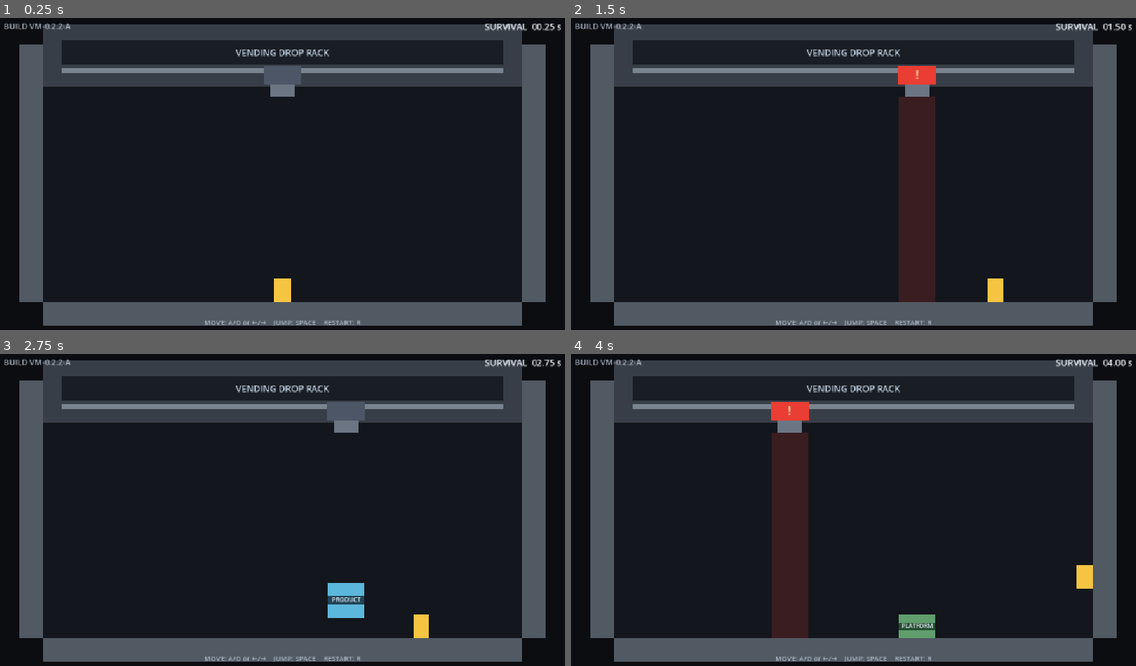
Above: before the commit, frames 1-4 (two rows, left to right).
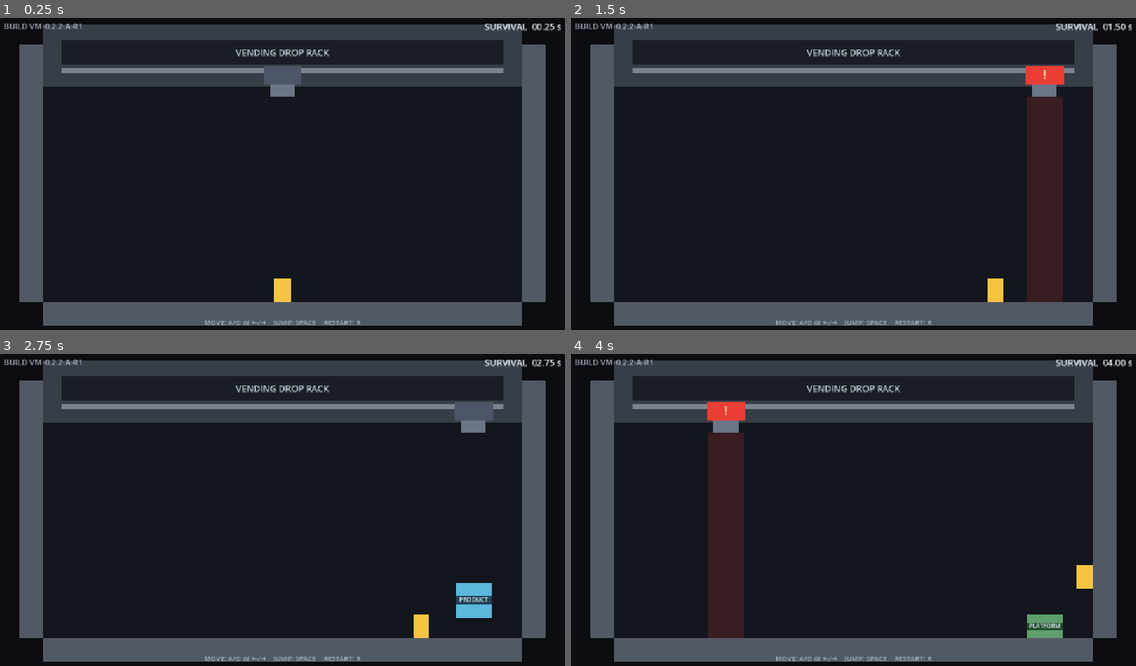
Above: after the commit, the same moments.

Repository: joltrome/Game-Project
Game: Godot game, scene res://scenes/prototypes/arena.tscn
The game is run twice, just before and just after one commit, with the same random seed, the same clock (stepped at 60 frames per second) and the same inputs.
Inputs:
- Up to frame 1 (0.25 s): no input
- Up to frame 2 (1.5 s): hold D (move_right) from 0.53 s (still down); tap Space (jump) at 0.77 s
- Up to frame 3 (2.75 s): tap Space (jump) at 1.52 s; release D (move_right) at 2.03 s; hold A (move_left) from 2.03 s (still down)
- Up to frame 4 (4 s): release A (move_left) at 2.78 s; hold D (move_right) from 2.78 s (still down); tap Space (jump) at 3.02, 3.77 s

The runs differ from the first frame. In frame 1, less than 0.1% of the frame differs, in the area x 12-15%, y 1-4%; in frame 2, 9.6%; in frame 3, 2.6%; in frame 4, 11%, in the area x 12-88%, y 1-92%.

Commit message:
Fix VM-0.2.2-A paired pattern starvation

Diff:
--- a/scenes/prototypes/arena.tscn
+++ b/scenes/prototypes/arena.tscn
@@ -147,7 +147,7 @@
 offset_bottom = 42.0
 theme_override_colors/font_color = Color(0.68, 0.72, 0.78, 1)
 theme_override_font_sizes/font_size = 16
-text = "BUILD VM-0.2.2-A"
+text = "BUILD VM-0.2.2-A-R1"
 
 [node name="Timer" type="Label" parent="HUD"]
 offset_left = 900.0
--- a/scripts/arena.gd
+++ b/scripts/arena.gd
@@ -6,9 +6,10 @@
 signal pattern_committed(lane_indices: PackedInt32Array, duration: float)
 signal pattern_dropped(lane_indices: PackedInt32Array)
 signal pattern_retry_scheduled
+signal paired_pattern_reserved(reserved_at_time: float)
 signal player_died
 
-const BUILD_ID := "VM-0.2.2-A"
+const BUILD_ID := "VM-0.2.2-A-R1"
 const FALLING_PRODUCT_SCENE := preload("res://scenes/hazards/falling_product.tscn")
 const PLAYER_COLLISION_WIDTH := 32.0
 const ARENA_LEFT := 96.0
@@ -46,10 +47,11 @@
 @export var difficulty_ramp_seconds: float = 60.0
 
 @export_category("Pattern Ramp")
-@export var early_phase_end_seconds: float = 15.0
-@export var middle_phase_end_seconds: float = 35.0
-@export_range(0.0, 1.0, 0.05) var middle_two_can_probability: float = 0.35
-@export_range(0.0, 1.0, 0.05) var late_two_can_probability: float = 0.70
+@export var first_pair_start_seconds: float = 6.0
+@export var guaranteed_pair_phase_end_seconds: float = 10.0
+@export var mixed_pair_phase_end_seconds: float = 15.0
+@export_range(0.0, 1.0, 0.05) var mixed_two_can_probability: float = 0.50
+@export_range(0.0, 1.0, 0.05) var late_two_can_probability: float = 1.0
 @export_range(1, 2, 1) var maximum_concurrent_falling_cans: int = 2
 @export var pattern_retry_delay: float = 0.25
 @export var pattern_random_seed: int = 2202
@@ -64,6 +66,9 @@
 var _falling_products: Array[FallingProduct] = []
 var _landed_products: Array[FallingProduct] = []
 var _pending_pattern_lanes := PackedInt32Array()
+var _reserved_pattern_size: int = 0
+var _pair_reservation_started_at: float = -1.0
+var _first_pair_has_been_reserved: bool = false
 var _cooldown_remaining: float = 0.0
 var _telegraph_remaining: float = 0.0
 var _telegraph_duration: float = 0.0
@@ -121,7 +126,10 @@
 	if _cooldown_remaining > 0.0:
 		return
 
-	if _landed_products.size() >= maximum_landed_cans:
+	if (
+		_landed_products.size() >= maximum_landed_cans
+		and not has_reserved_pair()
+	):
 		return
 
 	_start_pattern_telegraph()
@@ -157,10 +165,12 @@
 
 
 func two_can_probability_at(time_seconds: float) -> float:
-	if time_seconds < early_phase_end_seconds:
+	if time_seconds < first_pair_start_seconds:
 		return 0.0
-	if time_seconds < middle_phase_end_seconds:
-		return middle_two_can_probability
+	if time_seconds < guaranteed_pair_phase_end_seconds:
+		return 1.0
+	if time_seconds < mixed_pair_phase_end_seconds:
+		return mixed_two_can_probability
 	return late_two_can_probability
 
 
@@ -194,6 +204,22 @@
 
 func has_pending_pattern() -> bool:
 	return not _pending_pattern_lanes.is_empty()
+
+
+func has_reserved_pair() -> bool:
+	return _reserved_pattern_size == 2
+
+
+func reserved_pattern_size() -> int:
+	return _reserved_pattern_size
+
+
+func pair_reservation_started_at() -> float:
+	return _pair_reservation_started_at
+
+
+func first_pair_has_been_reserved() -> bool:
+	return _first_pair_has_been_reserved
 
 
 func landed_positions() -> PackedFloat32Array:
@@ -332,12 +358,21 @@
 
 
 func _start_pattern_telegraph() -> void:
-	var selected_pattern := _select_valid_pattern()
+	var requested_pattern_size := 1
+	if has_reserved_pair():
+		requested_pattern_size = _reserved_pattern_size
+	elif _should_select_paired_pattern():
+		_reserve_paired_pattern()
+		requested_pattern_size = _reserved_pattern_size
+
+	var selected_pattern := _select_valid_pattern(requested_pattern_size)
 	if selected_pattern.is_empty():
 		_cooldown_remaining = pattern_retry_delay
 		pattern_retry_scheduled.emit()
 		return
 
+	if requested_pattern_size == 2:
+		_clear_pair_reservation()
 	_pending_pattern_lanes = selected_pattern
 	_telegraph_duration = telegraph_duration_at(survival_time)
 	_telegraph_remaining = _telegraph_duration
@@ -345,25 +380,32 @@
 	pattern_committed.emit(_pending_pattern_lanes.duplicate(), _telegraph_duration)
 
 
-func _select_valid_pattern() -> PackedInt32Array:
-	var remaining_landed_capacity := maximum_landed_cans - _landed_products.size()
-	var maximum_pattern_size := mini(maximum_concurrent_falling_cans, remaining_landed_capacity)
-	var wants_two := (
-		maximum_pattern_size >= 2
-		and _rng.randf() < two_can_probability_at(survival_time)
-	)
-
-	var requested_sizes: Array[int] = []
-	if wants_two:
-		requested_sizes.append(2)
-	requested_sizes.append(1)
-	for pattern_size in requested_sizes:
-		if pattern_size > maximum_pattern_size:
-			continue
-		var valid_patterns := _collect_valid_patterns(pattern_size)
-		if not valid_patterns.is_empty():
-			return valid_patterns[_rng.randi_range(0, valid_patterns.size() - 1)]
-
+func _should_select_paired_pattern() -> bool:
+	if maximum_concurrent_falling_cans < 2:
+		return false
+	if survival_time < first_pair_start_seconds:
+		return false
+	if not _first_pair_has_been_reserved:
+		return true
+	return _rng.randf() < two_can_probability_at(survival_time)
+
+
+func _reserve_paired_pattern() -> void:
+	_reserved_pattern_size = 2
+	_pair_reservation_started_at = survival_time
+	_first_pair_has_been_reserved = true
+	paired_pattern_reserved.emit(_pair_reservation_started_at)
+
+
+func _clear_pair_reservation() -> void:
+	_reserved_pattern_size = 0
+	_pair_reservation_started_at = -1.0
+
+
+func _select_valid_pattern(pattern_size: int) -> PackedInt32Array:
+	var valid_patterns := _collect_valid_patterns(pattern_size)
+	if not valid_patterns.is_empty():
+		return valid_patterns[_rng.randi_range(0, valid_patterns.size() - 1)]
 	return PackedInt32Array()
 
 
@@ -454,6 +496,7 @@
 	for landed_product in _landed_products:
 		landed_product.stop()
 	_pending_pattern_lanes = PackedInt32Array()
+	_clear_pair_reservation()
 	_clear_pattern_warnings()
 	_death_label.visible = true
 	player_died.emit()
--- a/tests/test_arena_loop.gd
+++ b/tests/test_arena_loop.gd
@@ -2,7 +2,7 @@
 
 const ARENA_SCENE := preload("res://scenes/prototypes/arena.tscn")
 const PRODUCT_SCENE := preload("res://scenes/hazards/falling_product.tscn")
-const PHYSICS_FRAMES_TO_OBSERVE := 720
+const PHYSICS_FRAMES_TO_OBSERVE := 900
 const FLOAT_TOLERANCE := 0.01
 
 var failures: int = 0
--- a/tests/test_two_can_patterns.gd
+++ b/tests/test_two_can_patterns.gd
@@ -3,6 +3,7 @@
 const ARENA_SCENE := preload("res://scenes/prototypes/arena.tscn")
 const FLOAT_TOLERANCE := 0.01
 const MAX_TEST_FRAMES := 300
+const NATURAL_LIFECYCLE_LIMIT_SECONDS := 15.0
 
 var failures: int = 0
 
@@ -22,9 +23,11 @@
 
 func _run() -> void:
 	await _test_phase_configuration_and_pattern_enumeration()
+	await _test_natural_lifecycle_launches_reserved_pair()
 	await _test_single_pattern_launch()
 	await _test_two_can_pattern_launch_and_occupied_lanes()
 	await _test_invalid_pattern_retry()
+	await _test_late_phase_repeatedly_selects_pairs()
 	await _test_pending_pattern_restart_cleanup()
 	print("Two-can pattern validation finished with %d failure(s)." % failures)
 	quit(failures)
@@ -38,17 +41,24 @@
 
 	_check(
 		absf(arena.two_can_probability_at(0.0)) <= FLOAT_TOLERANCE,
-		"Early phase probability is zero"
-	)
-	_check(
-		absf(arena.two_can_probability_at(arena.early_phase_end_seconds) - 0.35)
+		"Zero-to-six-second phase uses single patterns"
+	)
+	_check(
+		absf(arena.two_can_probability_at(arena.first_pair_start_seconds) - 1.0)
 		<= FLOAT_TOLERANCE,
-		"Middle phase probability is 35 percent"
-	)
-	_check(
-		absf(arena.two_can_probability_at(arena.middle_phase_end_seconds) - 0.70)
+		"Six-to-ten-second phase guarantees paired selection"
+	)
+	_check(
+		absf(
+			arena.two_can_probability_at(arena.guaranteed_pair_phase_end_seconds)
+			- 0.50
+		) <= FLOAT_TOLERANCE,
+		"Ten-to-fifteen-second phase uses 50 percent paired selection"
+	)
+	_check(
+		absf(arena.two_can_probability_at(arena.mixed_pair_phase_end_seconds) - 1.0)
 		<= FLOAT_TOLERANCE,
-		"Later phase probability is 70 percent"
+		"Fifteen-second-plus phase always selects paired patterns"
 	)
 	_check(arena.maximum_concurrent_falling_cans == 2, "Concurrent falling cap is two")
 
@@ -77,6 +87,84 @@
 	await process_frame
 
 
+func _test_natural_lifecycle_launches_reserved_pair() -> void:
+	var arena := ARENA_SCENE.instantiate() as CompactArena
+	var observation := {
+		"reservation_time": -1.0,
+		"pair_drop_time": -1.0,
+		"single_commits_after_reservation": 0,
+		"single_drops_before_reservation": 0,
+		"maximum_landed_before_pair": 0,
+		"maximum_wait": 0.0,
+	}
+	arena.paired_pattern_reserved.connect(
+		func(reserved_at_time: float) -> void:
+			if observation.reservation_time < 0.0:
+				observation.reservation_time = reserved_at_time
+	)
+	arena.pattern_committed.connect(
+		func(lane_indices: PackedInt32Array, _duration: float) -> void:
+			if observation.reservation_time >= 0.0 and lane_indices.size() == 1:
+				observation.single_commits_after_reservation += 1
+	)
+	arena.pattern_dropped.connect(
+		func(lane_indices: PackedInt32Array) -> void:
+			if lane_indices.size() == 1 and observation.reservation_time < 0.0:
+				observation.single_drops_before_reservation += 1
+			if lane_indices.size() == 2 and observation.pair_drop_time < 0.0:
+				observation.pair_drop_time = arena.survival_time
+				observation.maximum_wait = (
+					observation.pair_drop_time - observation.reservation_time
+				)
+	)
+	root.add_child(arena)
+	await process_frame
+	_disable_player(arena)
+
+	while (
+		arena.survival_time < NATURAL_LIFECYCLE_LIMIT_SECONDS
+		and observation.pair_drop_time < 0.0
+	):
+		await physics_frame
+		observation.maximum_landed_before_pair = maxi(
+			observation.maximum_landed_before_pair,
+			arena.landed_product_count()
+		)
+
+	_check(
+		observation.single_drops_before_reservation >= 2
+		and observation.maximum_landed_before_pair == arena.maximum_landed_cans,
+		"Natural regression reaches the two-landed-can lifecycle that starved pairs"
+	)
+	_check(
+		observation.reservation_time >= arena.first_pair_start_seconds
+		and observation.reservation_time
+			< arena.guaranteed_pair_phase_end_seconds + FLOAT_TOLERANCE,
+		"Natural scheduler reserves its first pair during the six-to-ten-second window"
+	)
+	_check(
+		observation.pair_drop_time > observation.reservation_time
+		and observation.pair_drop_time <= NATURAL_LIFECYCLE_LIMIT_SECONDS,
+		"Reserved pair eventually launches during the intended early-game window"
+	)
+	_check(
+		observation.single_commits_after_reservation == 0,
+		"No replacement single commits after a pair becomes reserved"
+	)
+	_check(not arena.has_reserved_pair(), "Pair reservation clears only after pair commitment")
+	print(
+		"NATURAL_LIFECYCLE_METRICS reservation=%.3fs pair_drop=%.3fs maximum_wait=%.3fs"
+		% [
+			observation.reservation_time,
+			observation.pair_drop_time,
+			observation.maximum_wait,
+		]
+	)
+
+	arena.queue_free()
+	await process_frame
+
+
 func _test_single_pattern_launch() -> void:
 	var arena := ARENA_SCENE.instantiate() as CompactArena
 	_configure_fast_pattern_test(arena, false)
@@ -160,19 +248,68 @@
 	_configure_fast_pattern_test(arena, true)
 	arena.minimum_safe_region_width = 2000.0
 	var retry_observation := {"count": 0}
+	var committed_sizes: Array[int] = []
+	var pattern_observation := _connect_pattern_observation(arena)
 	arena.pattern_retry_scheduled.connect(
 		func() -> void: retry_observation.count += 1
 	)
+	arena.pattern_committed.connect(
+		func(lane_indices: PackedInt32Array, _duration: float) -> void:
+			committed_sizes.append(lane_indices.size())
+	)
 	root.add_child(arena)
 	_disable_player(arena)
 
 	for frame in range(30):
 		await physics_frame
-		if retry_observation.count > 0:
+		if retry_observation.count > 1:
 			break
 	_check(retry_observation.count > 0, "No-valid-pattern state schedules a delayed retry")
+	_check(arena.has_reserved_pair(), "Invalid pair remains reserved between retries")
+	_check(arena.reserved_pattern_size() == 2, "Retry retains the paired pattern size")
 	_check(not arena.has_pending_pattern(), "Invalid pattern is never committed")
 	_check(arena.falling_product_count() == 0, "Invalid pattern spawns no cans")
+	_check(committed_sizes.is_empty(), "Reserved pair never silently downgrades to a single")
+
+	var original_reservation_time := arena.pair_reservation_started_at()
+	arena.minimum_safe_region_width = 64.0
+	await _wait_for_pattern_drop(pattern_observation)
+	_check(
+		pattern_observation.committed_lanes.size() == 2,
+		"Temporarily invalid reservation launches as a pair after state becomes valid"
+	)
+	_check(
+		original_reservation_time >= 0.0,
+		"Retries preserve one reservation rather than selecting a replacement"
+	)
+
+	arena.queue_free()
+	await process_frame
+
+
+func _test_late_phase_repeatedly_selects_pairs() -> void:
+	var arena := ARENA_SCENE.instantiate() as CompactArena
+	_configure_fast_pattern_test(arena, true)
+	arena.survival_time = arena.mixed_pair_phase_end_seconds
+	arena.landed_lifetime = 0.15
+	arena.despawn_warning_duration = 0.05
+	var committed_sizes: Array[int] = []
+	arena.pattern_committed.connect(
+		func(lane_indices: PackedInt32Array, _duration: float) -> void:
+			committed_sizes.append(lane_indices.size())
+	)
+	root.add_child(arena)
+	_disable_player(arena)
+
+	for frame in range(MAX_TEST_FRAMES):
+		await physics_frame
+		if committed_sizes.size() >= 3:
+			break
+	_check(committed_sizes.size() >= 3, "Late-phase scheduler commits repeated patterns")
+	_check(
+		committed_sizes.all(func(pattern_size: int) -> bool: return pattern_size == 2),
+		"Every pattern selected at fifteen seconds or later is paired"
+	)
 
 	arena.queue_free()
 	await process_frame
@@ -181,18 +318,16 @@
 func _test_pending_pattern_restart_cleanup() -> void:
 	var arena := ARENA_SCENE.instantiate() as CompactArena
 	_configure_fast_pattern_test(arena, true)
-	arena.initial_telegraph_duration = 1.0
-	arena.minimum_telegraph_duration = 1.0
+	arena.minimum_safe_region_width = 2000.0
 	root.add_child(arena)
 	_disable_player(arena)
 
 	for frame in range(MAX_TEST_FRAMES):
 		await physics_frame
-		if arena.has_pending_pattern():
+		if arena.has_reserved_pair():
 			break
-	_check(arena.has_pending_pattern(), "Restart test begins with a pending pattern")
-	var pending_lanes := arena.pending_pattern_lanes()
-	_check(pending_lanes.size() == 2, "Restart test has two pending warning lanes")
+	_check(arena.has_reserved_pair(), "Restart test begins with a reserved pair")
+	_check(not arena.has_pending_pattern(), "Reserved pair has no committed warning lanes yet")
 
 	current_scene = arena
 	var previous_instance_id := arena.get_instance_id()
@@ -211,9 +346,11 @@
 	_check(
 		restarted_arena != null
 		and not restarted_arena.has_pending_pattern()
+		and not restarted_arena.has_reserved_pair()
+		and restarted_arena.reserved_pattern_size() == 0
 		and restarted_arena.falling_product_count() == 0
 		and restarted_arena.landed_product_count() == 0,
-		"Restart clears warnings, falling cans, platforms, and pending state"
+		"Restart clears warnings, cans, platforms, reservation, and retry state"
 	)
 	_check(
 		restarted_arena != null
@@ -243,12 +380,13 @@
 	arena.landed_lifetime = 2.0
 	arena.despawn_warning_duration = 0.25
 	if force_two:
-		arena.early_phase_end_seconds = 0.0
-		arena.middle_phase_end_seconds = 0.0
+		arena.first_pair_start_seconds = 0.0
+		arena.guaranteed_pair_phase_end_seconds = 0.0
+		arena.mixed_pair_phase_end_seconds = 0.0
 		arena.late_two_can_probability = 1.0
 	else:
-		arena.early_phase_end_seconds = 999.0
-		arena.middle_two_can_probability = 0.0
+		arena.first_pair_start_seconds = 999.0
+		arena.mixed_two_can_probability = 0.0
 		arena.late_two_can_probability = 0.0
 
 
Not shown, changed: README.md
Not shown, changed: docs/cost-usage.md
Not shown, changed: docs/roadmap.html
